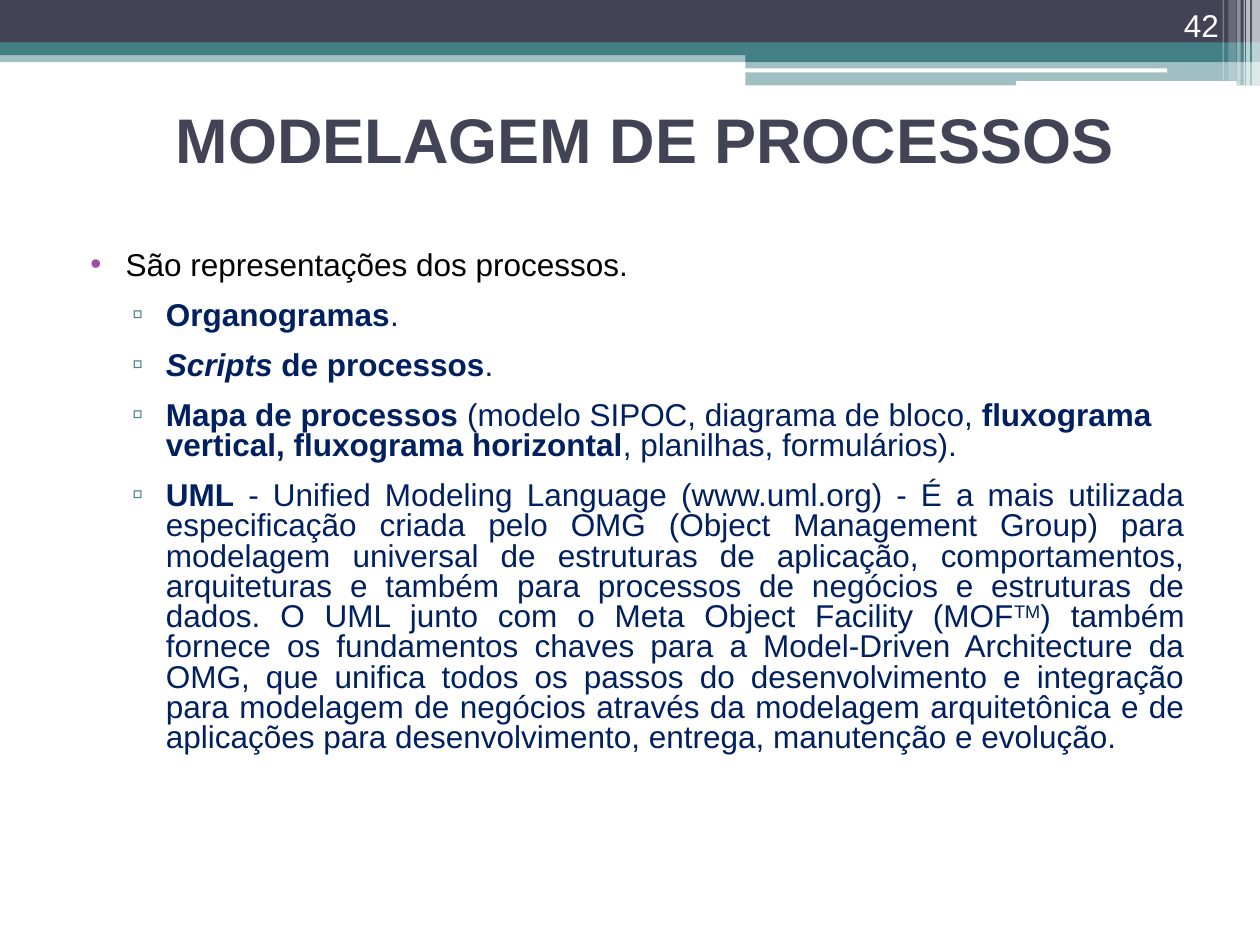
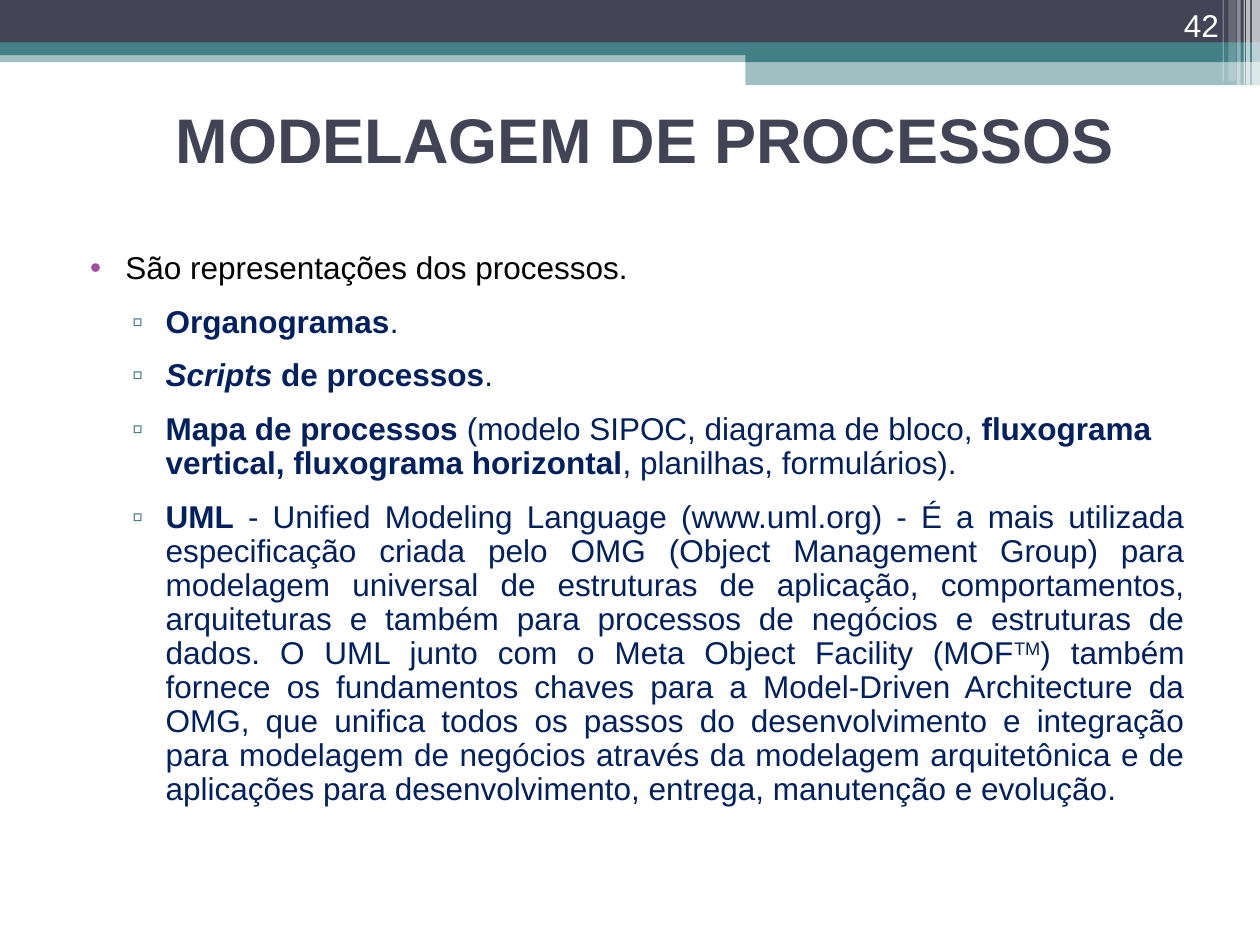
Before and after one commit to douglasbolis/ifes_bsi, a slide deck: slide 42 of 3_periodo/tgs/material/TGS_Parte_II_Gestao_de_Processos.ppt. Drawn at 1260x945 pixels with LibreOffice and Linux fonts; fonts in the diff are those of the drawing. Boxes give left, top, right and bottom in pixels: in the first picture for what was removed or moved away, otherwise in the second. Text is boxed around its words. In the diff, an @@ line names an element or a change of style, - is before the commit and + after.

```diff
--- a/3_periodo/tgs/material/TGS_Parte_II_Gestao_de_Processos.ppt
+++ b/3_periodo/tgs/material/TGS_Parte_II_Gestao_de_Processos.ppt
@@ rounded rectangle removed at (745, 68, 1167, 72) @@
@@ rounded rectangle removed at (1016, 81, 1236, 86) @@
@@ text "São representações dos processos." at (125, 256, 1185, 806): line spacing 0.8 to 0.9 @@
```
Also in this commit, not shown: 56 other slides changed, 2 other files.
